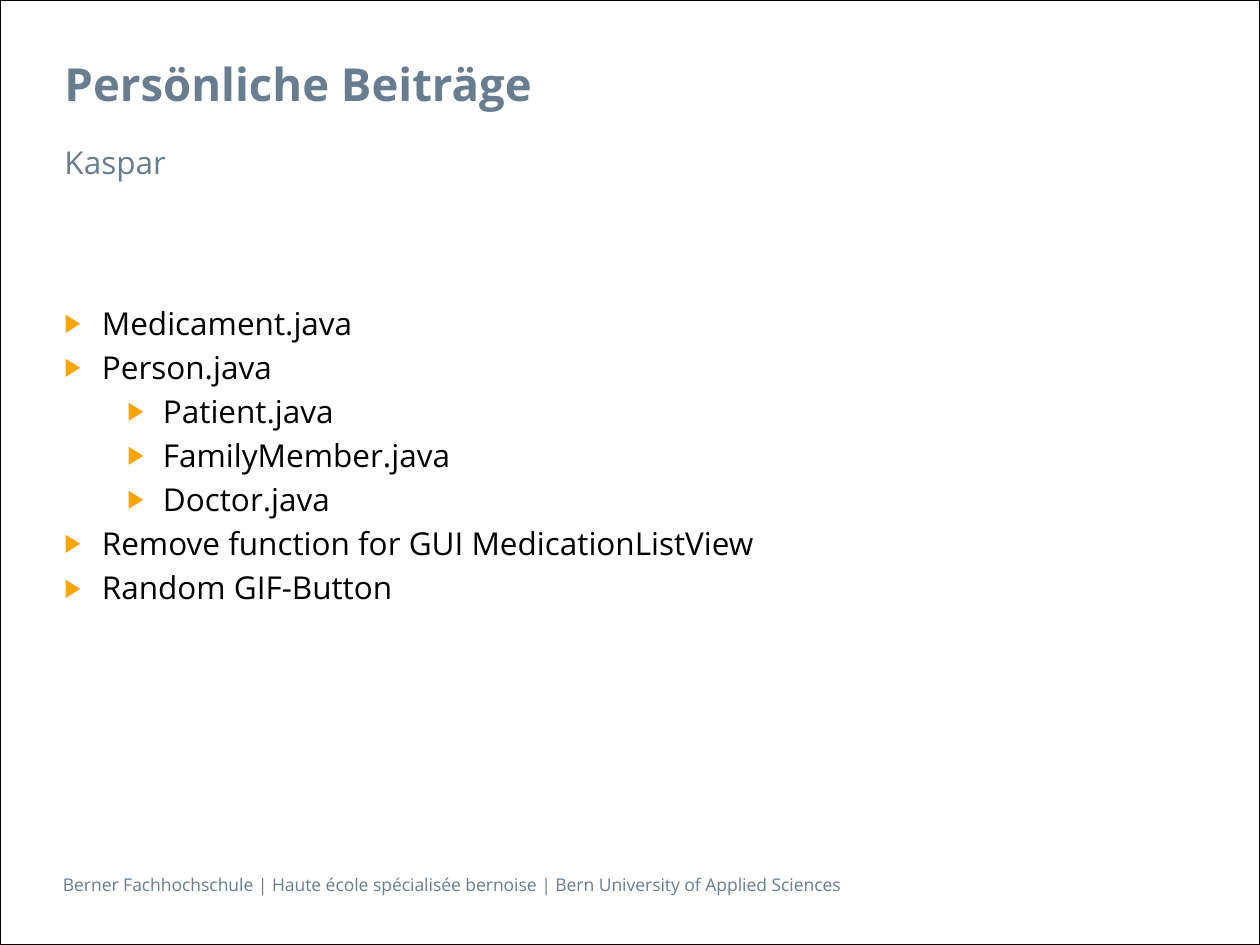
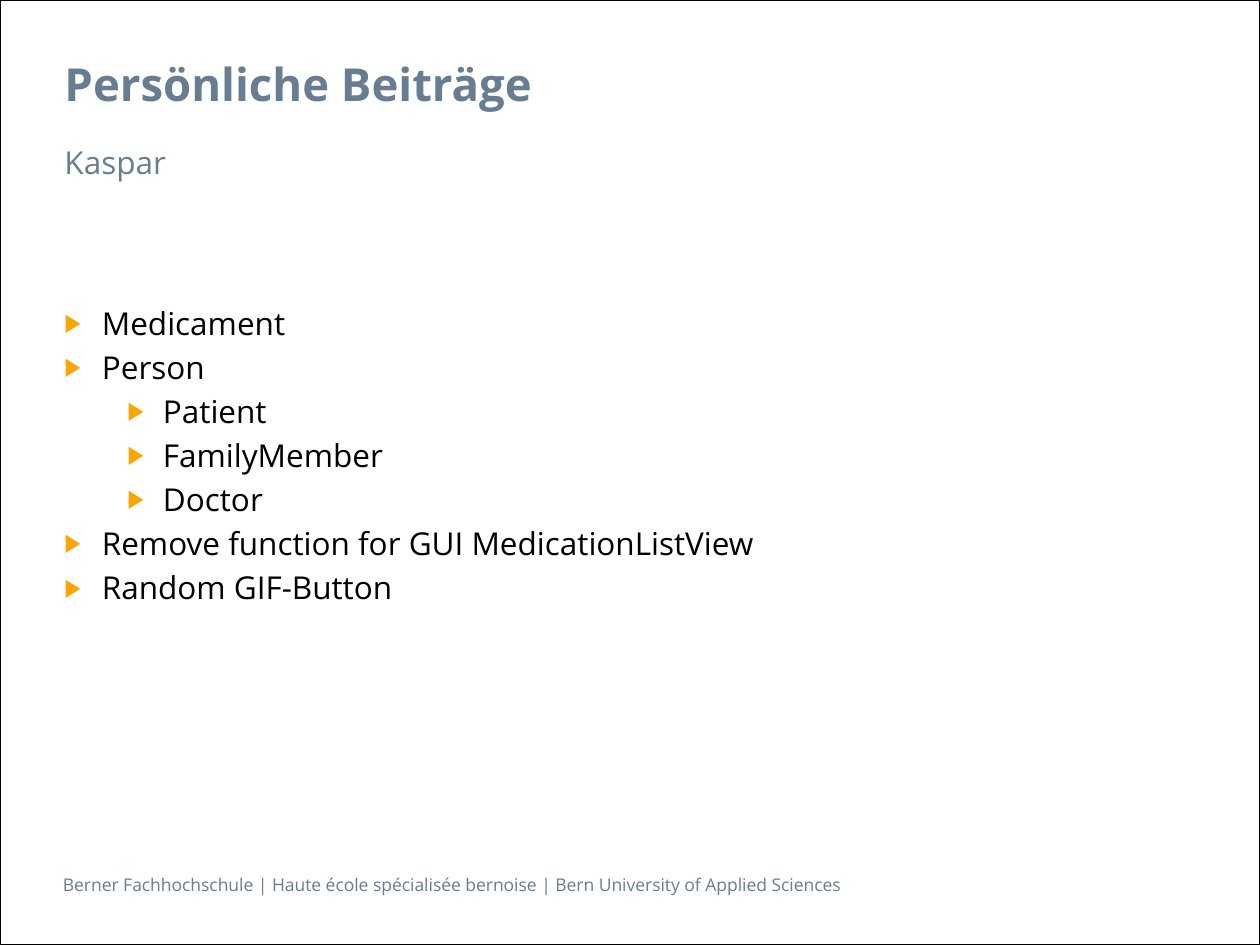
Before and after one commit to zyssm4/ch.bfh.btx8081.w2015.red, a slide deck: slide 6 of doc/Task14/task14_presentation Schlurp.pptx. Drawn at 1260x945 pixels with LibreOffice and Linux fonts; fonts in the diff are those of the drawing; background and template pictures are left out. Boxes give left, top, right and bottom in pixels: in the first picture for what was removed or moved away, otherwise in the second. Text is boxed around its words. In the diff, an @@ line names an element or a change of style, - is before the commit and + after.

```diff
--- a/doc/Task14/task14_presentation Schlurp.pptx
+++ b/doc/Task14/task14_presentation Schlurp.pptx
@@ text at [102,311,383,512]: text changed @@
-▶ Medicament.java
-▶ Person.java
-  ▶ Patient.java
-  ▶ FamilyMember.java
-  ▶ Doctor.java
+▶ Medicament
+▶ Person
+  ▶ Patient
+  ▶ FamilyMember
+  ▶ Doctor
```
Also in this commit, not shown: 1 other slide changed.
